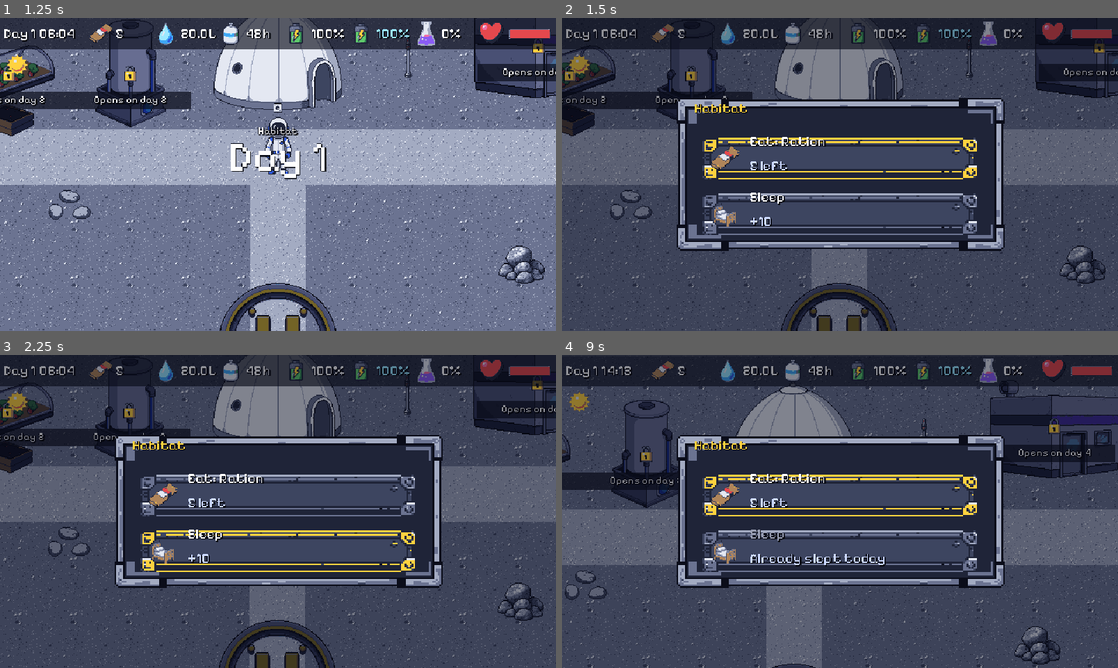
Above: before the commit, frames 1-4 (two rows, left to right).
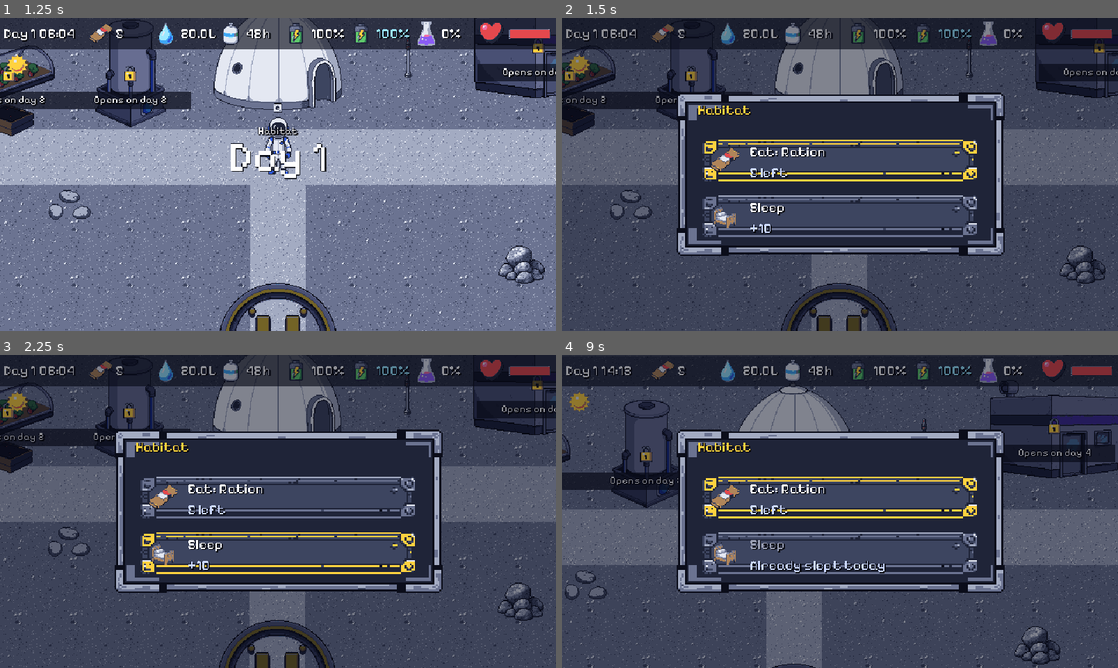
Above: after the commit, the same moments.

Repository: me-AMM/Wings-of-wax
Game: Godot game, scene res://scenes/Title.tscn
Same seed, same stepped clock (60 frames per second), same inputs: the game is played once before the commit and once after it.
Inputs:
- Up to frame 1 (1.25 s): click "Start" at 0.5 s
- Up to frame 2 (1.5 s): tap Enter at 1.25 s; hold Right (move_right) from 1.28 s (still down); hold E (interact) from 1.28 s (still down)
- Up to frame 3 (2.25 s): tap Space at 2 s; release Right (move_right) at 2.03 s; release E (interact) at 2.03 s; hold Down (move_down) from 2.03 s (still down); tap J at 2.1 s
- Up to frame 4 (9 s): tap Enter at 2.75, 5.75 s; release Down (move_down) at 2.78 s; hold Right (move_right) 2.78-3.53 s; hold E (interact) 2.78-3.53 s; hold Up (move_up) 3.53-4.28 s; tap J every 1.5 s from 3.6 to 8.1 s; hold E (interact) 4.28-5.03 s; hold Left (move_left) 4.28-5.78 s; tap Space at 5, 6.5 s; hold Down (move_down) 5.78-6.53 s; hold E (interact) 5.78-6.53 s; hold Right (move_right) 6.53-7.28 s; hold Up (move_up) 7.28-8.03 s; hold E (interact) 7.28-8.03 s; hold Right (move_right) 8.03-8.78 s; hold Down (move_down) from 8.78 s (still down); hold E (interact) from 8.78 s (still down)

Frame 1 is identical in both runs. In frame 2, 12% of the frame differs, in the area x 20-80%, y 23-76%; in frame 3, 12%; in frame 4, 13%.

Commit message:
PART 6: verification, docs, web export re-checked (port 8060)
Co-Authored-By: Claude Sonnet 5.5 <noreply@anthropic.com>

Diff:
--- a/scripts/menu_modal.gd
+++ b/scripts/menu_modal.gd
@@ -12,17 +12,17 @@
 	var root := Control.new()
 	add_child(root)
 	root.add_child(UIKit.dim())
-	var h := 30.0 + items.size() * 32.0 + 8.0
+	var h := 34.0 + items.size() * 32.0 + 10.0
 	var x := (320.0 - menu_width) / 2.0
 	var y := (180.0 - h) / 2.0
 	root.add_child(UIKit.panel(Vector2(x, y), Vector2(menu_width, h)))
 	var title := UIKit.label(title_text, 10, Color("FFD23F"))
-	title.position = Vector2(x + 16, y + 8)
+	title.position = Vector2(x + 18, y + 12)
 	root.add_child(title)
 	for i in items.size():
 		var it: Dictionary = items[i]
 		var bx := x + 14.0
-		var by := y + 26.0 + i * 32.0
+		var by := y + 30.0 + i * 32.0
 		var bg := UIKit.button_bg(menu_width - 28.0, "normal")
 		bg.position = Vector2(bx, by)
 		root.add_child(bg)
@@ -31,10 +31,10 @@
 		root.add_child(ic)
 		var col := Color.WHITE if it.get("enabled", true) else Color(0.6, 0.62, 0.7)
 		var lb := UIKit.label(it["text"], 10, col)
-		lb.position = Vector2(bx + 34, by + 1)
+		lb.position = Vector2(bx + 34, by + 6)
 		root.add_child(lb)
 		var sub := UIKit.label(it.get("sub", ""), 8, Color(0.8, 0.85, 1.0))
-		sub.position = Vector2(bx + 34, by + 15)
+		sub.position = Vector2(bx + 34, by + 18)
 		root.add_child(sub)
 		rows.append({"bg": bg, "label": lb, "sub": sub})
 	_refresh()
--- /dev/null
+++ b/tools/shot_menu.gd
@@ -0,0 +1,19 @@
+extends Node
+var n := 0
+var o: Node
+func _process(_d: float) -> void:
+	n += 1
+	if n == 3:
+		GameState.new_game()
+		GameState.day = 5
+		GameState._start_day(false)
+		GameState.card_queue.clear()
+		o = load("res://scenes/Outpost.tscn").instantiate()
+		get_tree().root.add_child(o)
+	if n == 20:
+		var m = load("res://scenes/HabitatMenu.tscn").instantiate()
+		m.outpost = o
+		o.add_child(m)
+	if n == 40:
+		get_viewport().get_texture().get_image().save_png("E:/AMUNi/shot12.png")
+		get_tree().quit()
--- /dev/null
+++ b/tools/shot_menu.tscn
@@ -0,0 +1,6 @@
+[gd_scene load_steps=2 format=3]
+
+[ext_resource type="Script" path="res://tools/shot_menu.gd" id="1"]
+
+[node name="S" type="Node"]
+script = ExtResource("1")
Not shown, added: tools/shot_menu.gd.uid
Not shown, changed: docs/DECISIONS_LOG.md
Not shown, changed: docs/PROGRESS.md
